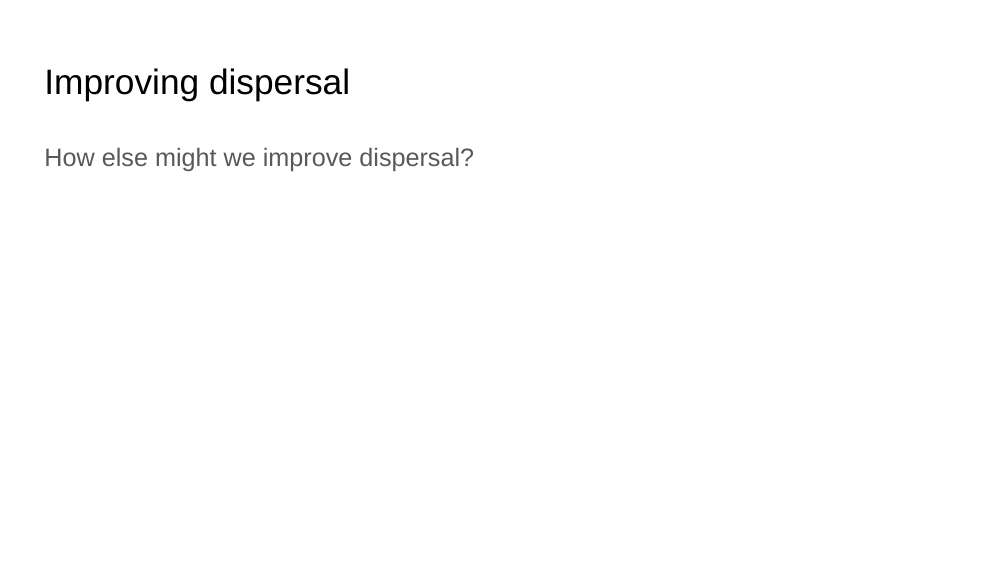
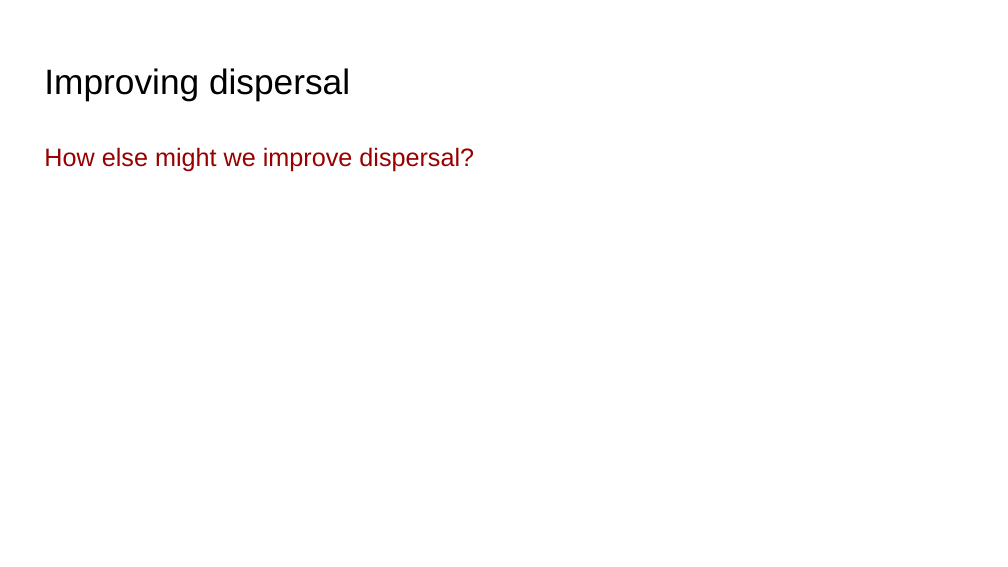
Before and after one commit to bmaitner/Community_ecology_course, a slide deck: slide 26 of lectures/Lecture_23_Patchy_Environments_I.pptx (slide 27 before the commit). Drawn at 1008x567 pixels with LibreOffice and Linux fonts; fonts in the diff are those of the drawing. Boxes give left, top, right and bottom in pixels: in the first picture for what was removed or moved away, otherwise in the second. Text is boxed around its words. In the diff, an @@ line names an element or a change of style, - is before the commit and + after.

```diff
--- a/lectures/Lecture_23_Patchy_Environments_I.pptx
+++ b/lectures/Lecture_23_Patchy_Environments_I.pptx
@@ text "How else might we improve ..." at (44,147,474,172): text colour #595959 to #980000 @@
```
Also in this commit, not shown: 6 other slides changed, 1 slide added, 2 slides removed, 6 other files.
